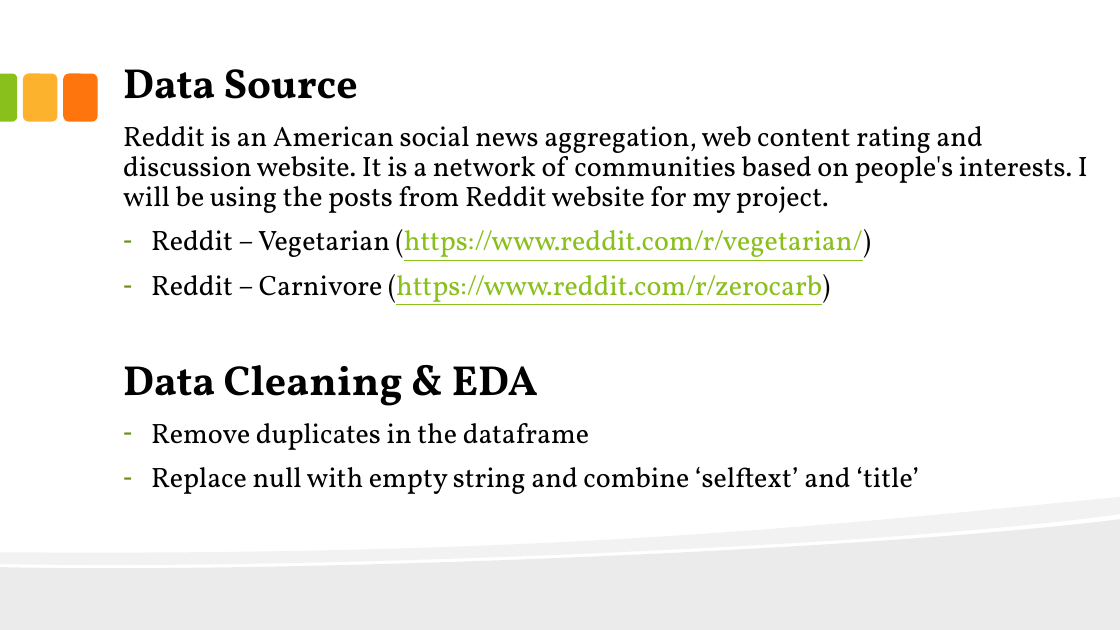
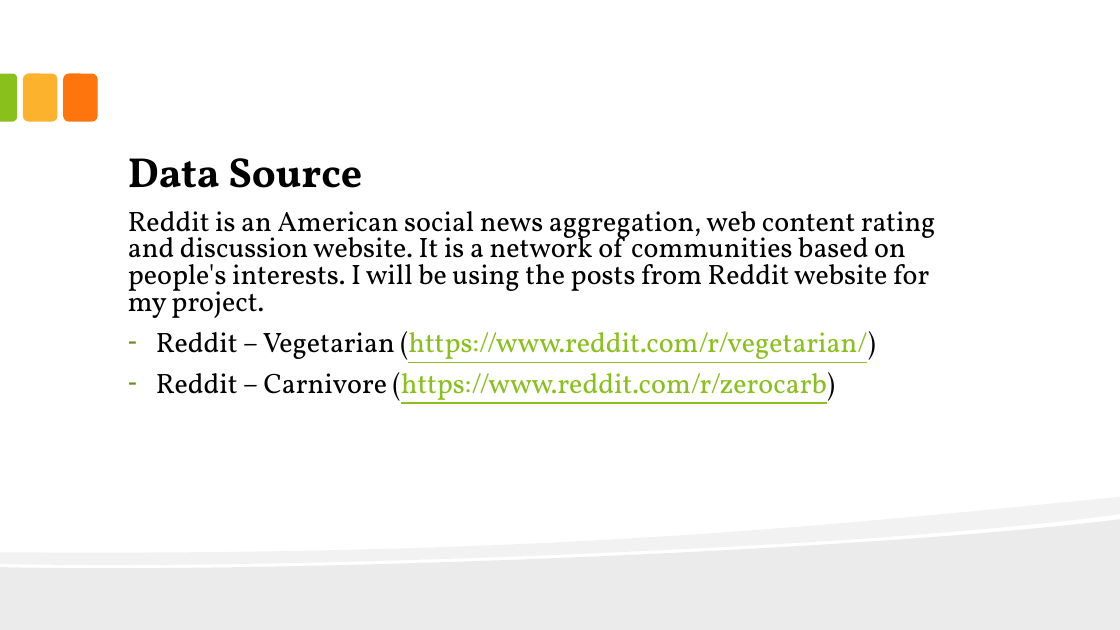
Before and after one commit to JackFongNew/dsiprojects, a slide deck: slide 5 of Vegetarian and Carnivore Classification/Vegetarian and Carnivore Classification.pptx. Drawn at 1120x630 pixels with LibreOffice and Linux fonts; fonts in the diff are those of the drawing. Boxes give left, top, right and bottom in pixels: in the first picture for what was removed or moved away, otherwise in the second. Text is boxed around its words. In the diff, an @@ line names an element or a change of style, - is before the commit and + after.

```diff
--- a/Vegetarian and Carnivore Classification/Vegetarian and Carnivore Classification.pptx
+++ b/Vegetarian and Carnivore Classification/Vegetarian and Carnivore Classification.pptx
@@ text "Data Source": place and size @@
-text "Data Source" at box(123, 69, 1088, 494)
+text "Data Source" at box(128, 158, 936, 404)
@@ text "Data Source" at box(128, 158, 936, 404): line spacing 0.9 to 0.8 @@
@@ text at box(123, 365, 919, 494): paragraphs removed @@
-Data Cleaning & EDA
-– Remove duplicates in the dataframe
-– Replace null with empty string and combine ‘selftext’ and ‘title’
```
Also in this commit, not shown: 9 other slides changed, 3 slides added, 1 slide removed, 1 other file.
